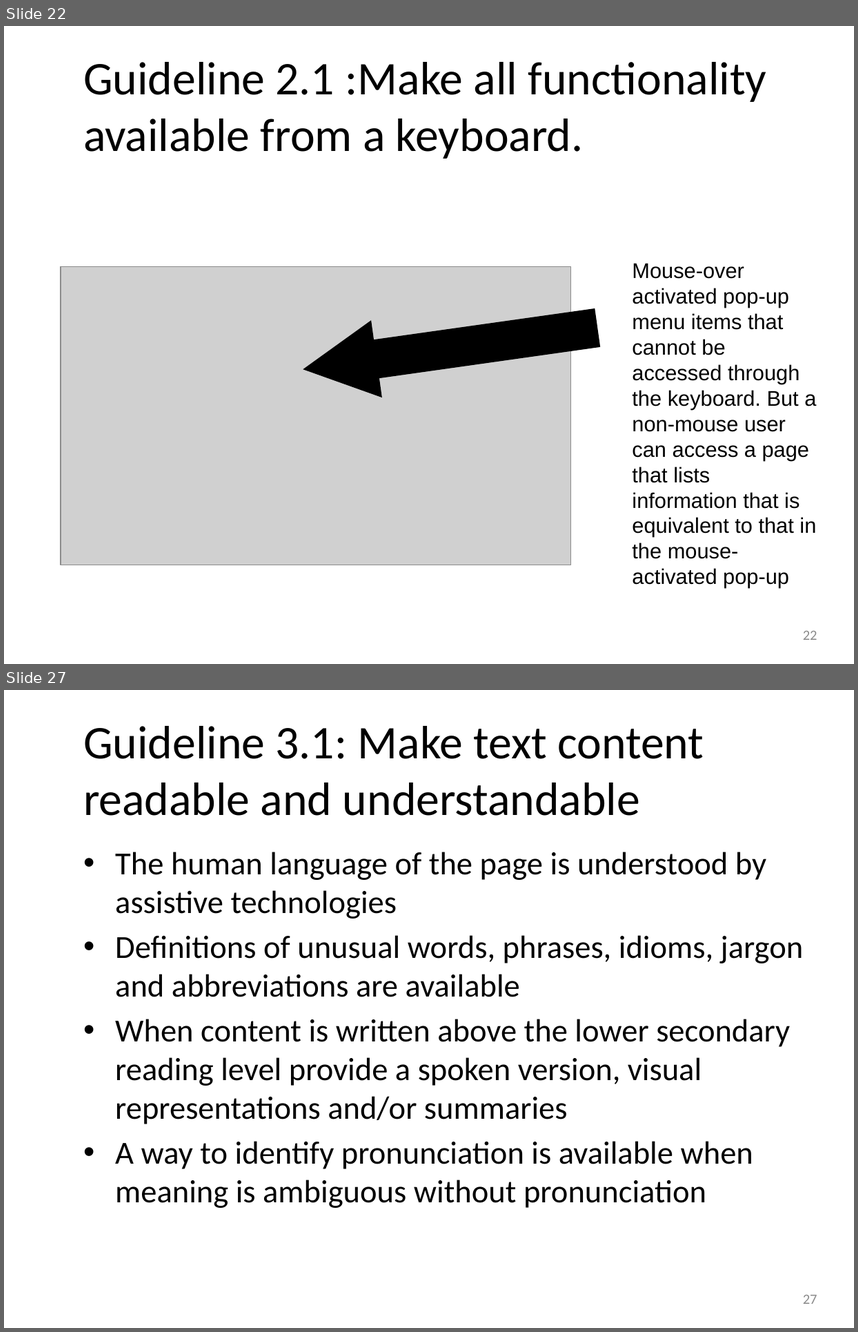
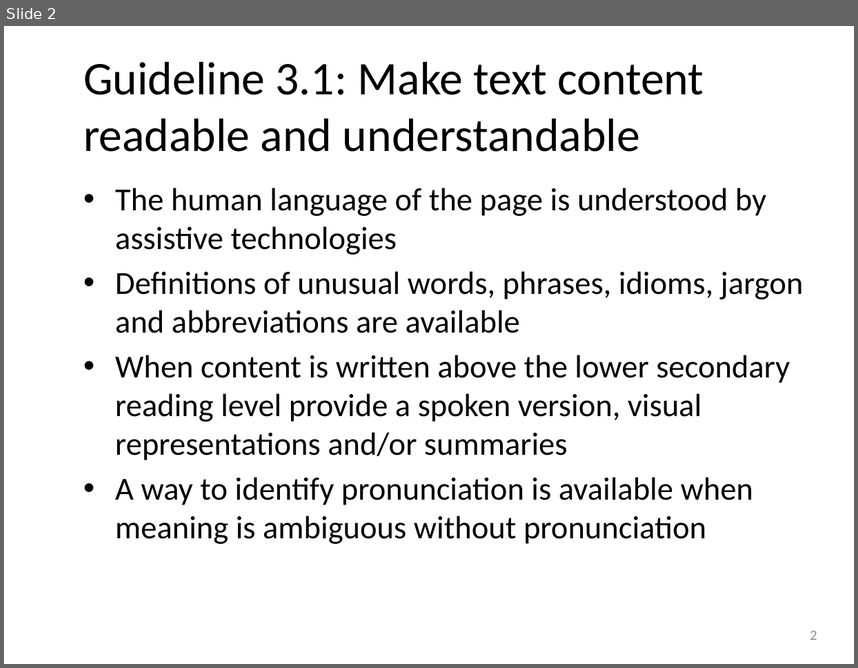
Before and after one commit to punchouty/accessibility, a slide deck: ppt/principle3.pptx. Shown one above the other, each under a label of ours: slides 22 and 27 before the commit, slide 2 after it; the slides between them are not shown. The pictures are 858x1332 and 858x668 pixels, drawn with LibreOffice and Linux fonts; fonts in the diff are those of the drawing; grey boxes stand for pictures; background and template pictures are left out. Boxes give left, top, right and bottom in pixels: in the first picture for what was removed or moved away, otherwise in the second. Text is boxed around its words. In the diff, an @@ line names an element or a change of style, - is before the commit and + after.

```diff
--- a/ppt/principle3.pptx
+++ b/ppt/principle3.pptx
@@ slide 22 removed at <box>4,26,854,664</box>, background picture (left out) @@
@@ title removed at <box>83,62,766,158</box> @@
-Guideline 2.1 :Make all functionality available from a keyboard.
@@ picture removed at <box>61,267,571,565</box> @@
@@ text removed at <box>632,263,816,588</box> @@
-Mouse-over activated pop-up menu items that cannot be accessed through the keyboard. But a non-mouse user can access a page that lists information that is equivalent to that in the mouse-activated pop-up
@@ left arrow removed at <box>297,289,603,408</box> @@
@@ page number removed at <box>803,630,818,639</box> @@
-22
@@ what was slide 27 is now slide 2 @@
@@ page number at <box>810,630,817,639</box>: text changed @@
-27
+2
```
Also in this commit, not shown: 1 slide added, 26 other slides removed, 17 other files.
